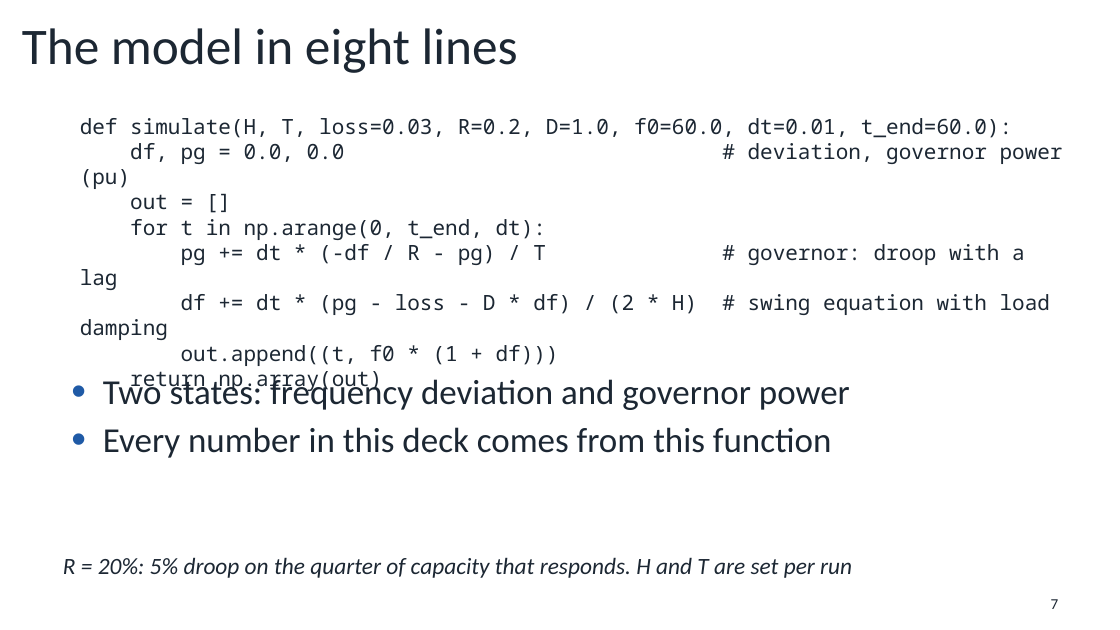
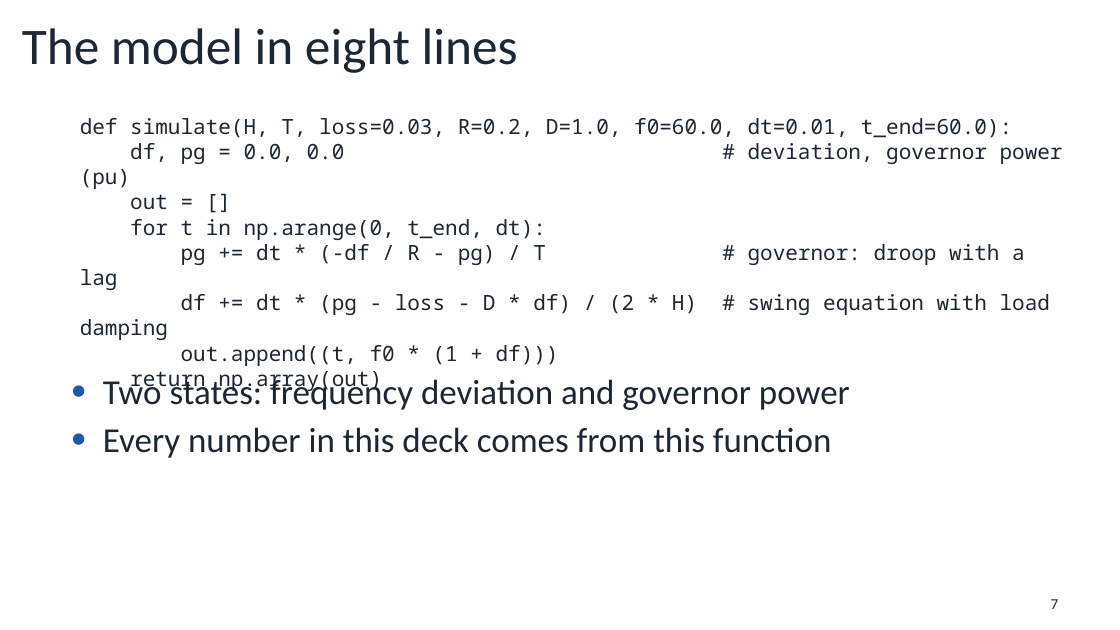
Before and after one commit to willowhughes/powerpoint, a slide deck: slide 7 of examples/grid_frequency.pptx. Drawn at 1120x630 pixels with LibreOffice and Linux fonts; fonts in the diff are those of the drawing. Boxes give left, top, right and bottom in pixels: in the first picture for what was removed or moved away, otherwise in the second. Text is boxed around its words. In the diff, an @@ line names an element or a change of style, - is before the commit and + after.

```diff
--- a/examples/grid_frequency.pptx
+++ b/examples/grid_frequency.pptx
@@ text removed at [63,557,852,578] @@
-R = 20%: 5% droop on the quarter of capacity that responds. H and T are set per run
```
Also in this commit, not shown: 7 other slides changed, 3 other files.
